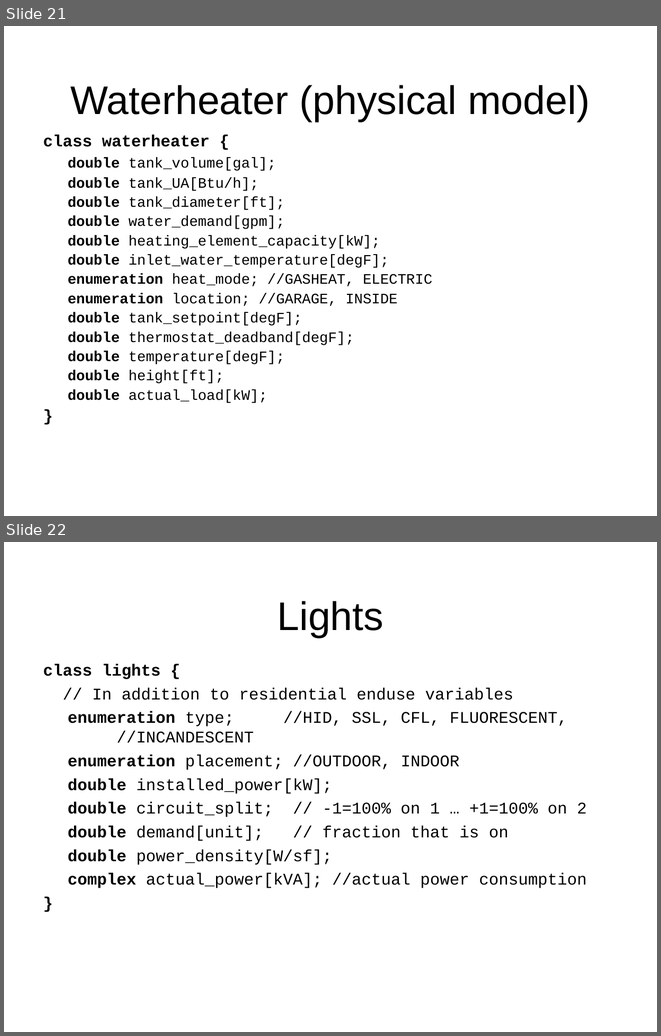
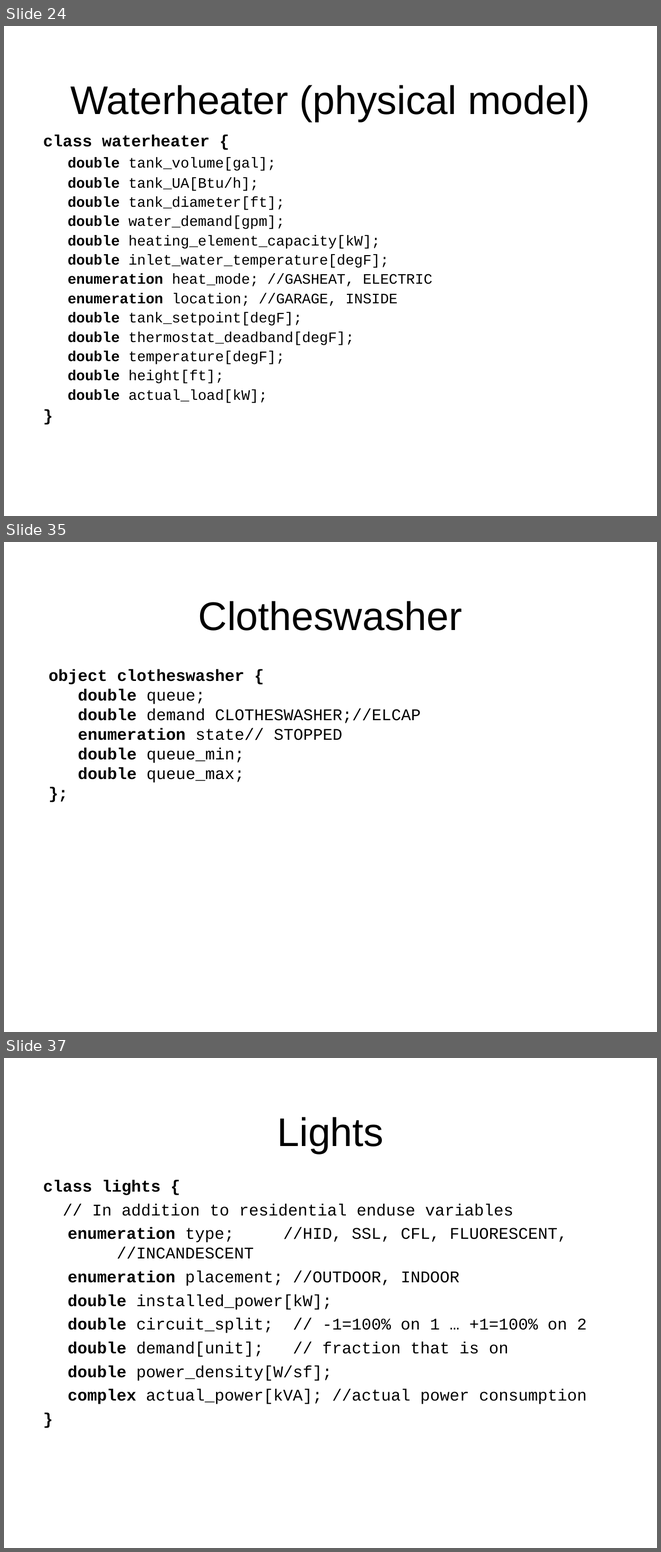
Before and after one commit to gridlab-d/course, a slide deck: ThreeDayCourse_v22/Day2/3.2 - Residential.ppt. Shown one above the other, each under a label of ours: slides 21 and 22 before the commit, slides 24, 35 and 37 after it; the slides between them are not shown. The pictures are 661x1036 and 661x1552 pixels, drawn with LibreOffice and Linux fonts; fonts in the diff are those of the drawing; background and template pictures are left out. Boxes give left, top, right and bottom in pixels: in the first picture for what was removed or moved away, otherwise in the second. Text is boxed around its words. In the diff, an @@ line names an element or a change of style, - is before the commit and + after.

Commit message:
Updated water heater,dishwasher, dryer, electric range, refrigerator, and clothes washer slides.

```diff
--- a/ThreeDayCourse_v22/Day2/3.2 - Residential.ppt
+++ b/ThreeDayCourse_v22/Day2/3.2 - Residential.ppt
@@ slide 35 added at (x1=4, y1=542, x2=657, y2=1032), background picture (left out) @@
@@ title added at (x1=199, y1=601, x2=462, y2=631), 44 pt, text #000000 @@
+Clotheswasher
@@ text added at (x1=49, y1=669, x2=421, y2=783), 18 pt, text #000000 @@
+object clotheswasher {
+double queue;
+double demand CLOTHESWASHER;//ELCAP
+enumeration state// STOPPED
+double queue_min;
+double queue_max;
+};
@@ what was slide 21 is now slide 24 @@
@@ what was slide 22 is now slide 37 @@
```
Also in this commit, not shown: 14 other slides added, 5 slides removed.
